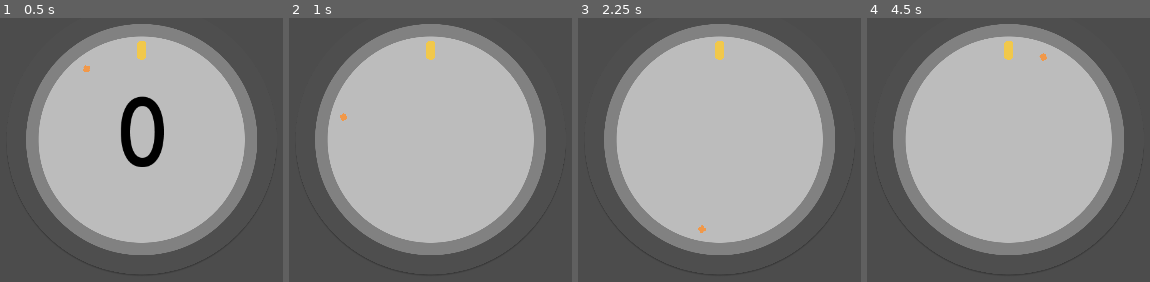
Above: before the commit, frames 1-4 (left to right).
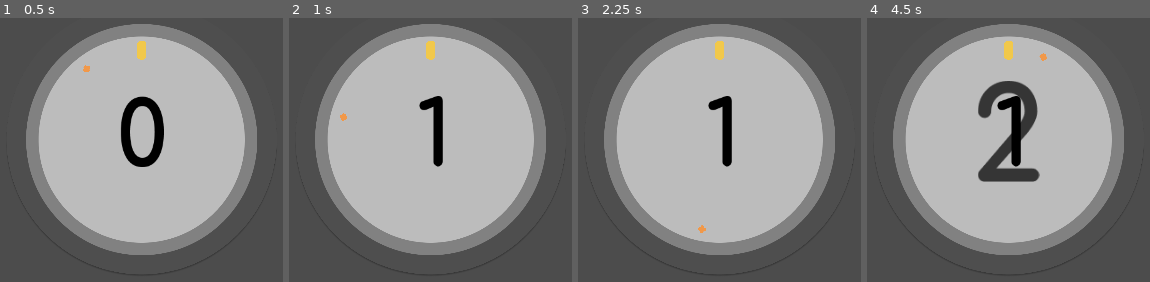
Above: after the commit, the same moments.

Repository: takecare/popthelock
Game: Godot game, scene res://scenes/Main.tscn
Same seed, same stepped clock (60 frames per second), same inputs: the game is played once before the commit and once after it. The engine's default icon, where the game draws it, is replaced by a stand-in: a white triangle on a blue panel in a dark square.
Inputs (mouse positions are in pixels of both pictures, inside the frame that each line leads up to):
- Up to frame 1 (0.5 s): no input
- Up to frame 2 (1 s): tap Enter at 0.5 s; move the mouse to (529, 123) at 0.52 s; tap F at 0.6 s; tap G at 0.8 s
- Up to frame 3 (2.25 s): tap Space at 1.25 s; move the mouse to (628, 202) at 1.27 s; tap G at 1.35 s; tap J at 1.55, 2.1 s; tap Enter at 2 s; move the mouse to (outside the picture) at 2.02 s
- Up to frame 4 (4.5 s): tap K at 2.3, 2.85 s; move the mouse to (outside the picture) at 2.77 s; tap V at 3.05, 3.6 s; tap Space at 3.5 s; move the mouse to (outside the picture) at 3.52 s; tap B at 3.8, 4.35 s; move the mouse to (872, 44) at 4.27 s

Frame 1 is identical in both runs. In frame 2, 1.1% of the frame differs, in the area x 45-55%, y 29-57%; in frame 3, 1.1%; in frame 4, 4.6%, in the area x 39-62%, y 23-63%.
Error in both runs: Invalid call. Nonexistent function 'center_on' in base 'Node2D (Score.gd)'. (res://scripts/Main.gd:40)

Commit message:
coordinate current and next score layer animations

Diff:
--- a/scenes/Score.tscn
+++ b/scenes/Score.tscn
@@ -9,6 +9,5 @@
 score = 1
 
 [node name="CurrentScoreLayer" parent="." instance=ExtResource( 2 )]
-score = 1
 
 [node name="NextScoreLayer" parent="." instance=ExtResource( 2 )]
--- a/scripts/Score.gd
+++ b/scripts/Score.gd
@@ -6,13 +6,13 @@
 onready var nextScoreLayer: ScoreLayer = $NextScoreLayer
 
 func _ready() -> void:
+  set_score(score)
   currentScoreLayer.visible = true
-  currentScoreLayer.visible = false
+  nextScoreLayer.visible = false
   var _result = currentScoreLayer.connect("appeared", self, "_current_appeared")
   _result = currentScoreLayer.connect("disappeared", self, "_current_disappeared")
   _result = nextScoreLayer.connect("appeared", self, "_next_appeared")
   _result = nextScoreLayer.connect("disappeared", self, "_next_disappeared")
-  pass
 
 func get_score() -> int:
   return currentScoreLayer.get_score()
@@ -24,52 +24,47 @@
     return
   currentScoreLayer.set_score(new)
   nextScoreLayer.set_score(new + 1)
+  score = new
 
 func increase() -> void:
-  var nextScore = score + 1
-  score += 1
-  # TODO play "disappear" in CurrentScoreLayer
-  # TODO play "appear" in NextScoreLayer
-  # TODO when "appear" animation is over, update 'score'
-  # TODO when "appear" animation is over, swap layers
-  nextScoreLayer.set_score(nextScore)
   currentScoreLayer.disappear()
   nextScoreLayer.appear()
-  pass
+  #set_score(score + 1)
 
 func reset() -> void:
   # TODO animate counting down until 0
   score = 0
   currentScoreLayer.reset()
-  pass
+  nextScoreLayer.reset(false)
 
 func _current_appeared() -> void:
-  print("> current appeared")
   pass
 
 func _current_disappeared() -> void:
-  print("> current disappeared: " + str(nextScoreLayer.get_score()))
-  currentScoreLayer.set_score(nextScoreLayer.get_score())
-  currentScoreLayer.reset()
-  currentScoreLayer.visible = true
-  nextScoreLayer.visible = false
-  pass
+  pass #print("> current disappeared: " + str(nextScoreLayer.get_score()))
 
 func _next_appeared() -> void:
-  print("> next appeared")
-  #
-  pass
+  currentScoreLayer.reset()
+  nextScoreLayer.reset(false)
+  set_score(score + 1)
 
 func _next_disappeared() -> void:
-  print("> next disappeared")
   pass
 
 func _unhandled_key_input(event: InputEventKey) -> void:
   if event.echo || event.pressed: return
-  if event.scancode == KEY_G:
+  if event.scancode == KEY_F:
+    increase()
+    get_tree().set_input_as_handled()
+  elif event.scancode == KEY_G:
     currentScoreLayer.disappear()
+    get_tree().set_input_as_handled()
   elif event.scancode == KEY_H:
+    nextScoreLayer.appear()
+    get_tree().set_input_as_handled()
+  elif event.scancode == KEY_J:
     currentScoreLayer.reset()
-  elif event.scancode == KEY_F:
-    increase()
-  get_tree().set_input_as_handled()
+    get_tree().set_input_as_handled()
+  elif event.scancode == KEY_K:
+    nextScoreLayer.reset()
+    get_tree().set_input_as_handled()
--- a/scripts/ScoreLayer.gd
+++ b/scripts/ScoreLayer.gd
@@ -6,6 +6,7 @@
 export(int) var score = 0 setget set_score,get_score
 
 onready var animationPlayer: AnimationPlayer = $AnimationPlayer
+onready var hBoxContainer: HBoxContainer = $HBoxContainer
 
 # we'll have 2 ScoreLayers - does the engine share these sprites or does it load them twice?
 const sprites = [
@@ -23,7 +24,6 @@
 
 func _ready() -> void:
   update()
-  pass
 
 # TODO is this needed/used?
 func center_on(point: Vector2) -> void:
@@ -44,7 +44,6 @@
 
 func _appeared() -> void:
   emit_signal("appeared")
-  pass
 
 func disappear() -> void:
   animationPlayer.play("Disappear")
@@ -54,12 +53,12 @@
   visible = false
   # TODO update score to score + 1 ??
 
-func reset() -> void:
+func reset(is_visible: bool = true) -> void:
   #animationPlayer.play_backwards("Disappear")
-  $AnimationPlayer.seek(0, false)
-  modulate = Color(1, 1, 1, 1)
-  rect_scale = Vector2(1, 1)
-  visible = true
+  $AnimationPlayer.seek(0, true)
+  hBoxContainer.modulate = Color(1, 1, 0, 1)
+  hBoxContainer.rect_scale = Vector2(1, 1)
+  visible = is_visible
 
 # we have to reference nodes this way as this is called in the score setter,
 # which means this runs before _ready()/onready
@@ -90,3 +89,15 @@
 
 func increase():
   set_score(score + 1)
+
+func _unhandled_key_input(event: InputEventKey) -> void:
+  if event.echo || event.pressed: return
+  if event.scancode == KEY_V:
+    disappear()
+    get_tree().set_input_as_handled()
+  elif event.scancode == KEY_B:
+    appear()
+    get_tree().set_input_as_handled()
+  elif event.scancode == KEY_N:
+    reset()
+    get_tree().set_input_as_handled()
